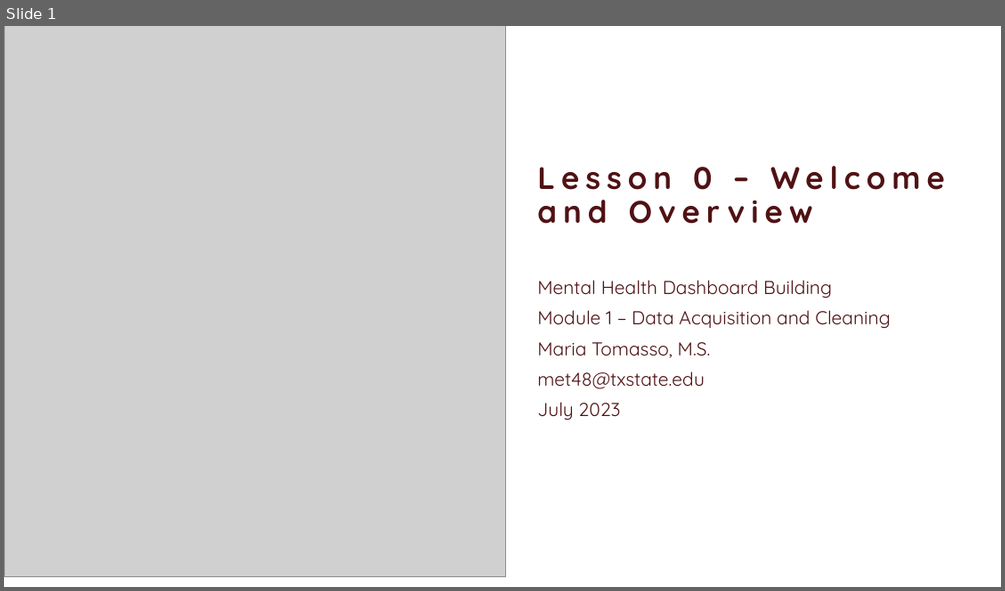
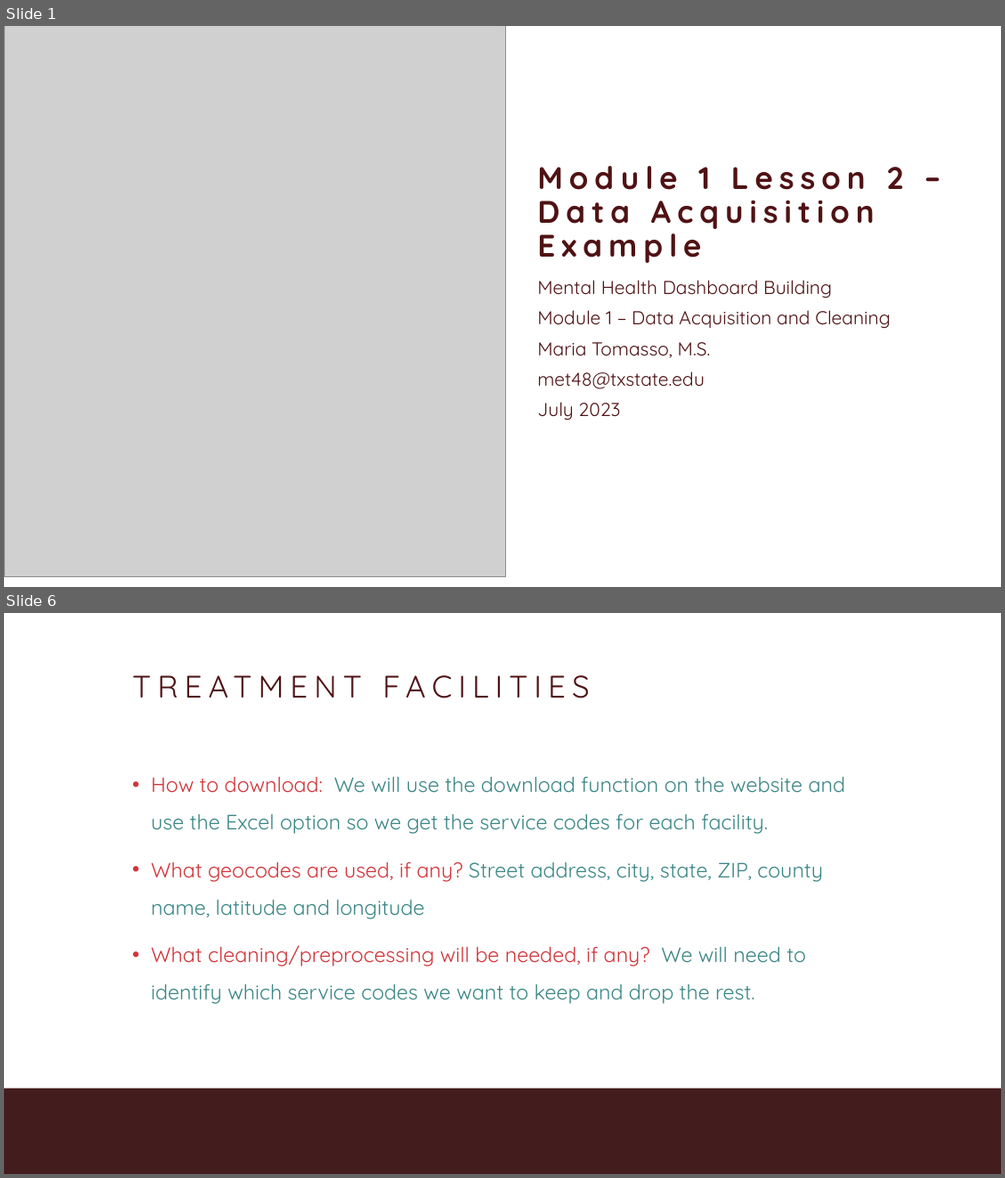
Before and after one commit to MariaElise-T/MH_Dashboard_Tutorial, a slide deck: Formatted Slides/Module1_Video2.pptx. Shown one above the other, each under a label of ours: slide 1 before the commit, slides 1 and 6 after it; the slides between them are not shown. The pictures are 1005x591 and 1005x1178 pixels, drawn with LibreOffice and Linux fonts; fonts in the diff are those of the drawing; grey boxes stand for pictures; background and template pictures are left out. Boxes give left, top, right and bottom in pixels: in the first picture for what was removed or moved away, otherwise in the second. Text is boxed around its words. In the diff, an @@ line names an element or a change of style, - is before the commit and + after.

```diff
--- a/Formatted Slides/Module1_Video2.pptx
+++ b/Formatted Slides/Module1_Video2.pptx
@@ slide 6 added at <box>4,613,1001,1174</box>, background #FFFFFF; not listed: 1 template element that a slide beside it also shows @@
@@ title added at <box>129,669,876,715</box>, 60 pt, text #501214 @@
+TREATMENT FACILITIES
@@ text added at <box>151,777,846,1004</box>, 40 pt, text #3B8686 @@
+• How to download: We will use the download function on the website and use the Excel option so we get the service codes for each facility.
+• What geocodes are used, if any? Street address, city, state, ZIP, county name, latitude and longitude
+• What cleaning/preprocessing will be needed, if any? We will need to identify which service codes we want to keep and drop the rest.
@@ slide 1 changed as well @@
@@ title at <box>537,166,904,263</box>: text changed @@
-Lesson 0 – Welcome and Overview
+Module 1 Lesson 2 – Data Acquisition Example
```
Also in this commit, not shown: 2 other slides changed, 16 other slides added, 9 other files.
